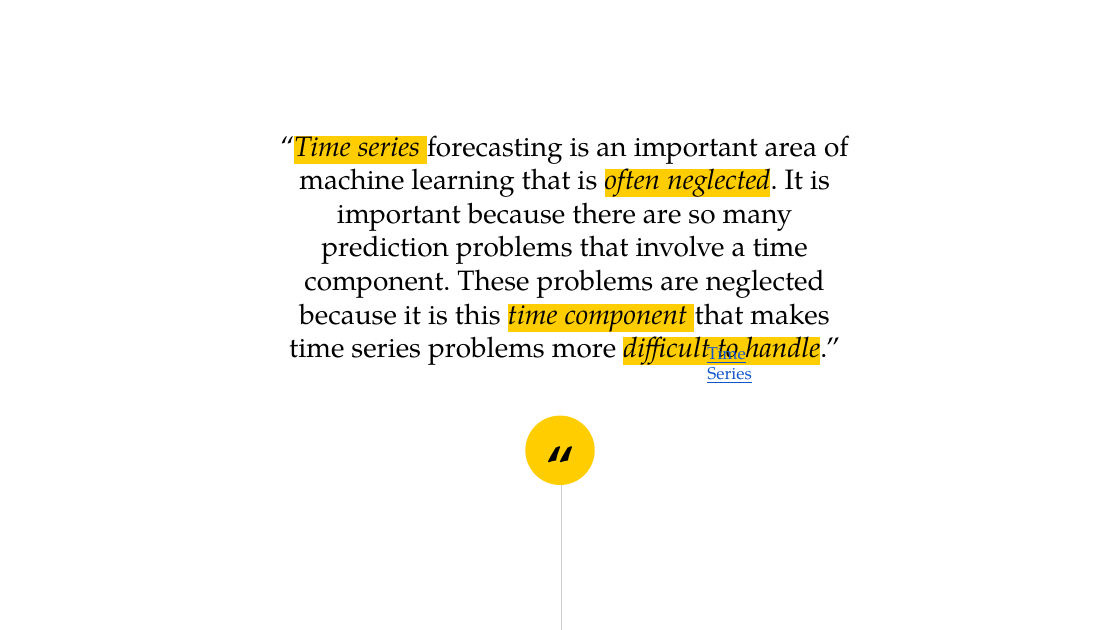
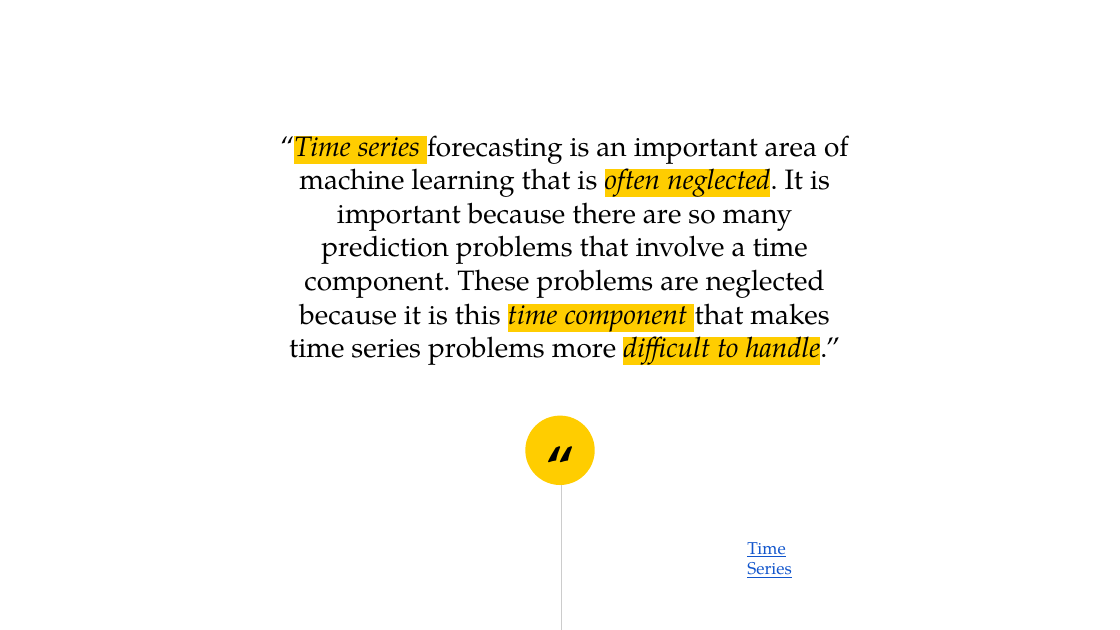
Before and after one commit to gvo34/energy-solar, a slide deck: slide 11 of Energy Solar ppt final version.pptx. Drawn at 1120x630 pixels with LibreOffice and Linux fonts; fonts in the diff are those of the drawing. Boxes give left, top, right and bottom in pixels: in the first picture for what was removed or moved away, otherwise in the second. Text is boxed around its words. In the diff, an @@ line names an element or a change of style, - is before the commit and + after.

Commit message:
update text

```diff
--- a/Energy Solar ppt final version.pptx
+++ b/Energy Solar ppt final version.pptx
@@ text "Time Series" rewrapped from bbox=[707, 341, 751, 383] to bbox=[747, 542, 791, 578] @@
```
Also in this commit, not shown: 3 other slides changed, 2 slides removed.
